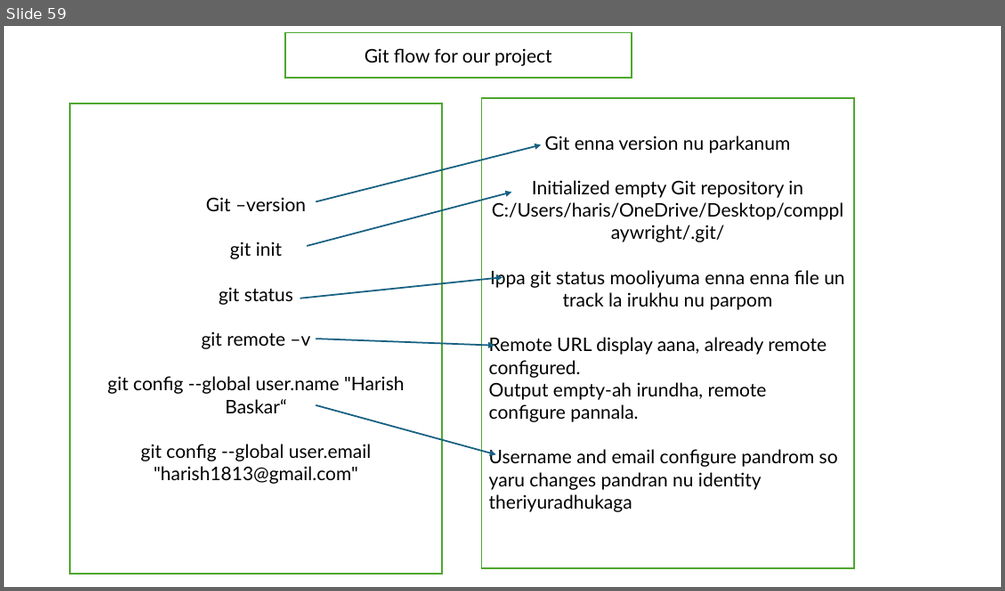
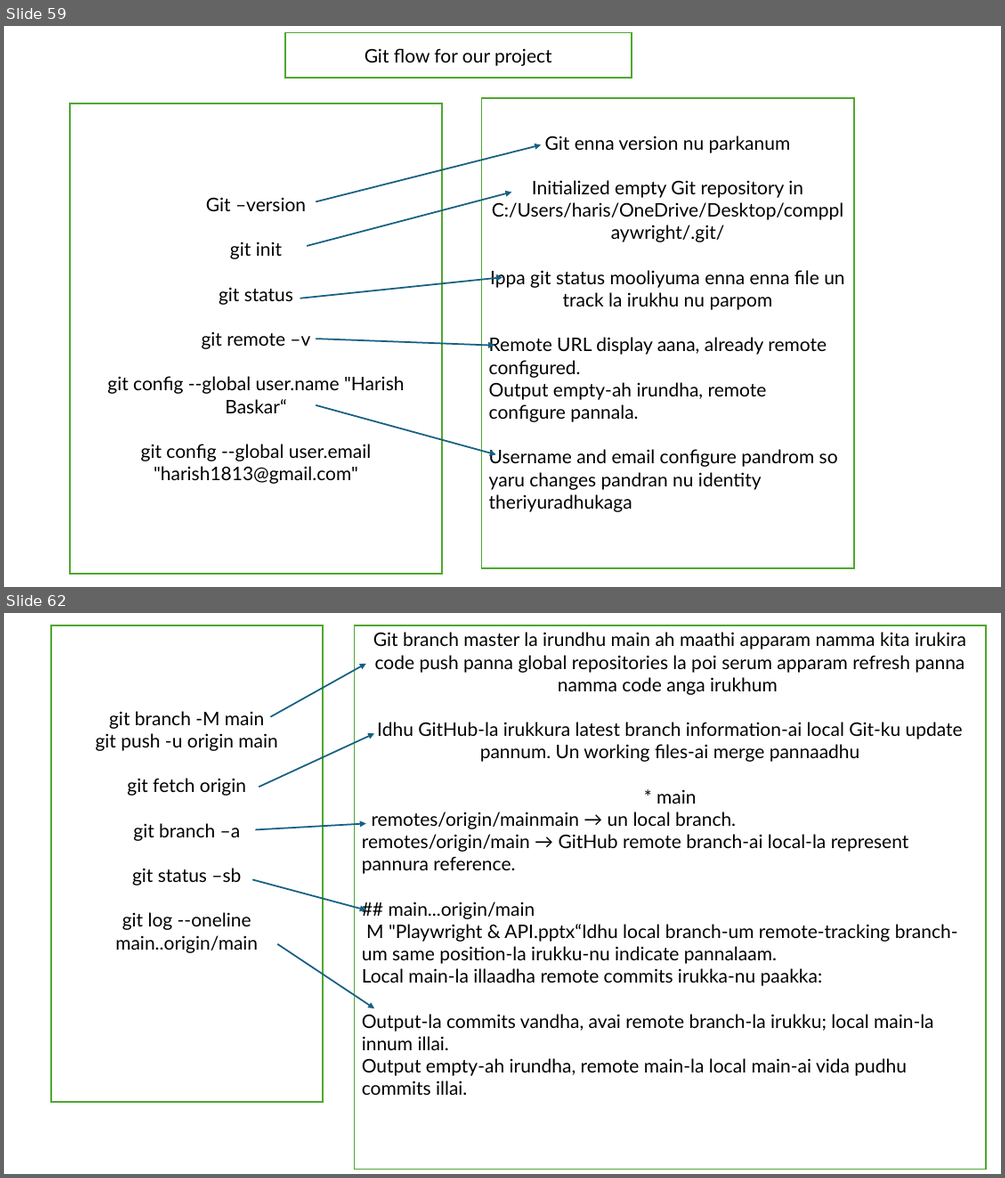
Before and after one commit to Harish18131989/gitfinalcompanyplay, a slide deck: Playwright & API.pptx. Shown one above the other, each under a label of ours: slide 59 before the commit, slides 59 and 62 after it; the slides between them are not shown. The pictures are 1005x591 and 1005x1178 pixels, drawn with LibreOffice and Linux fonts; fonts in the diff are those of the drawing. Boxes give left, top, right and bottom in pixels: in the first picture for what was removed or moved away, otherwise in the second. Text is boxed around its words. In the diff, an @@ line names an element or a change of style, - is before the commit and + after.

```diff
--- a/Playwright & API.pptx
+++ b/Playwright & API.pptx
@@ slide 62 added at [4,613,1001,1174], background #FFFFFF @@
@@ rectangle added at [51,625,323,1102], fill #FFFFFF, outline #4EA72E 1.5 pt, 18 pt, text #000000 @@
+git branch -M main
+git push -u origin main
+git fetch origin
+git branch –a
+git status –sb
+git log --oneline main..origin/main
@@ rectangle added at [355,625,986,1169], fill #FFFFFF, outline #4EA72E 1.5 pt, 18 pt, text #000000 @@
+Git branch master la irundhu main ah maathi apparam namma kita irukira code push panna global repositories la poi serum apparam refresh panna namma code anga irukhum
+Idhu GitHub-la irukkura latest branch information-ai local Git-ku update pannum. Un working files-ai merge pannaadhu
+* main
+remotes/origin/mainmain → un local branch.
+remotes/origin/main → GitHub remote branch-ai local-la represent pannura reference.
+## main...origin/main
+M "Playwright & API.pptx“Idhu local branch-um remote-tracking branch-um same position-la irukku-nu indicate pannalaam.
+Local main-la illaadha remote commits irukka-nu paakka:
+Output-la commits vandha, avai remote branch-la irukku; local main-la innum illai.
+Output empty-ah irundha, remote main-la local main-ai vida pudhu commits illai.
@@ arrow added from (270, 717) to (366, 664), #156082 1.5 pt @@
@@ arrow added from (259, 787) to (374, 733), #156082 1.5 pt @@
@@ arrow added from (255, 830) to (366, 823), #156082 1.5 pt @@
@@ arrow added from (252, 879) to (366, 910), #156082 1.5 pt @@
@@ arrow added from (278, 944) to (374, 1008), #156082 1.5 pt @@
```
Also in this commit, not shown: 1 slide changed, 2 other slides added.
